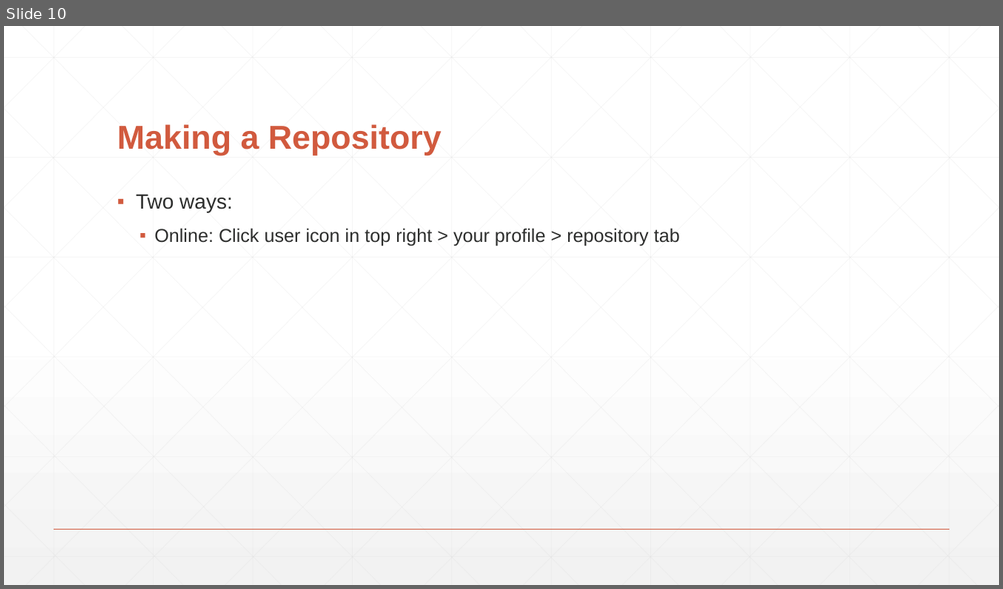
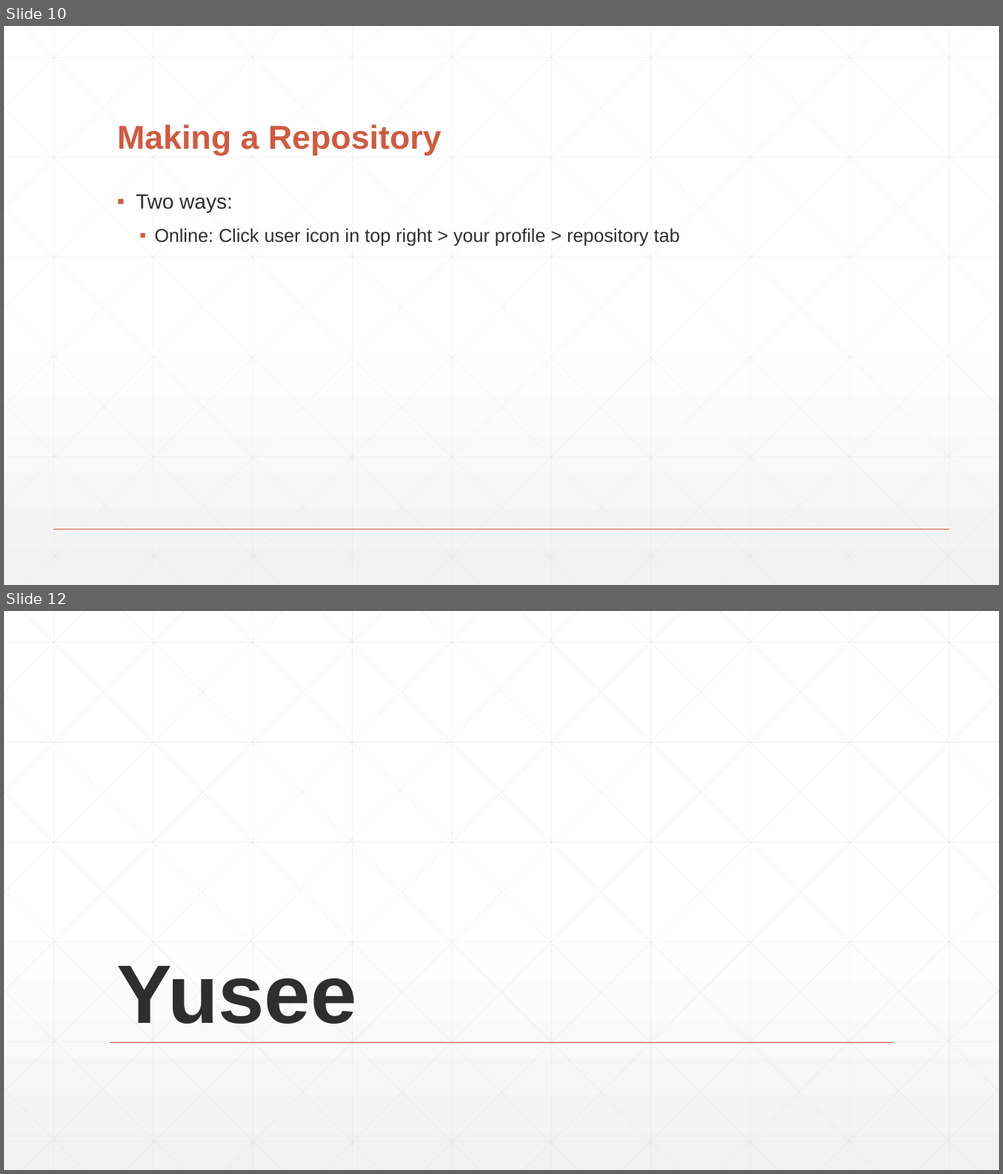
Before and after one commit to StevenRunck/GitHub-Pres, a slide deck: Github.pptx. Shown one above the other, each under a label of ours: slide 10 before the commit, slides 10 and 12 after it; the slides between them are not shown. The pictures are 1003x589 and 1003x1174 pixels, drawn with LibreOffice and Linux fonts; fonts in the diff are those of the drawing. Boxes give left, top, right and bottom in pixels: in the first picture for what was removed or moved away, otherwise in the second. Text is boxed around its words. In the diff, an @@ line names an element or a change of style, - is before the commit and + after.

```diff
--- a/Github.pptx
+++ b/Github.pptx
@@ slide 12 added at [4, 611, 999, 1170], background gradient #FFFFFF to #F2F2F2 @@
@@ title added at [117, 966, 357, 1024], 80 pt, text #2D2E2D, bold @@
+Yusee
@@ line added from (110, 1043) to (893, 1043), #D15A3E 1 pt @@
@@ group added at [4, 611, 999, 1170]: 46 lines @@
```
Also in this commit, not shown: 1 slide changed.
